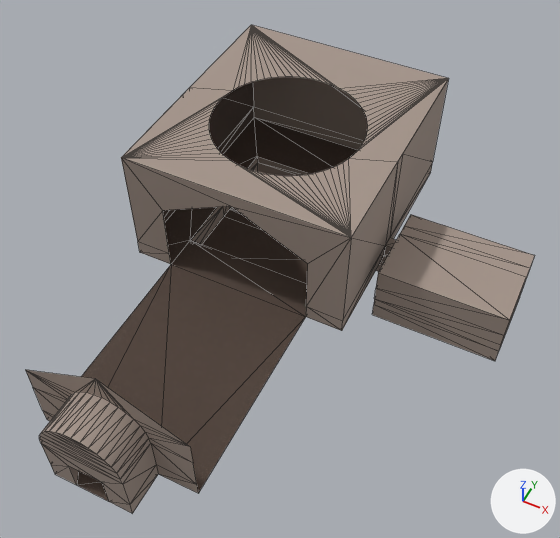
One commit to the FBX model Magic Library/Assets/Assets/Art/Meshes/RoomMesh.FBX: the scene before it, then after it.
Before and after are seen from a camera (50 mm lens) standing at (41.3, -23.4, 92.9) and looking at (8.4, 42.5, 10.6). Every picture has the same lights, and +X, +Y and +Z are marked at lower right. Mesh edges are drawn as thin lines. Where no turn or scale is listed for an object, it has been applied to the vertices.

Names of what the first picture shows: 'RoomMesh'.
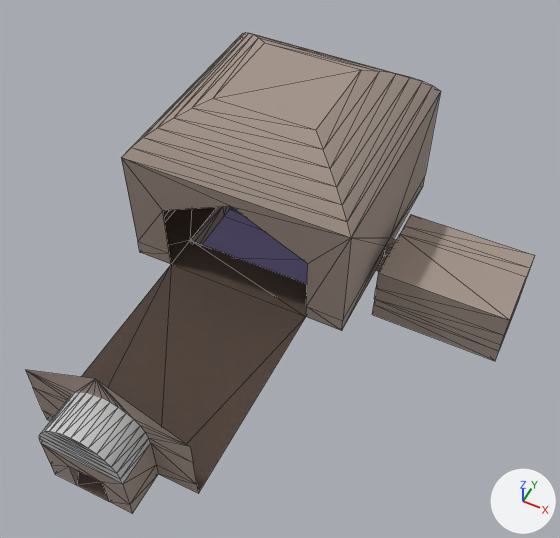
Pixel boxes [x1, y1, x2, y2] of what changed, in the pictures (560 x 538 px; the box of a moved part takes in the faces that stretch with it):
'RoomMesh', reshaped
    before: [26, 25, 535, 514]
    after: [26, 33, 535, 514]
part 1 of me_mesh, moved or reshaped
    before: [121, 25, 449, 245]
    after: [121, 33, 441, 245]
part 2 of me_mesh, recoloured
    both: [39, 392, 151, 484]
part 3 of me_mesh, recoloured (black to blue)
    both: [202, 207, 308, 284]

What changed in the scene script:
```text
Add mat_material__269:
    mat_material__269 = principled_material('Material #269')
    mat_material__269.base_color = (0.588, 0.588, 0.588)  # light grey #cacaca
    mat_material__269.roughness = 0.859
Add mat_03___default:
    mat_03___default = principled_material('03 - Default')
    mat_03___default.base_color = (0.447, 0.38, 0.788)  # blue #b2a6e6
    mat_03___default.roughness = 0.859
Change me_mesh:
    used by ob_roommesh; location = (0.0, 0.0, 0.0)
    remove me_mesh.from_pydata(...)  # 216 vertices, 350 faces; spans x -18.0..40.0, y 6.0..84.0, z -4.0..20.0
    add me_mesh.from_pydata(...)  # 172 vertices, 324 faces; spans x -18.0..40.0, y 6.0..80.0, z -4.0..27.0
    me_mesh part 1
    72 vertices are removed from x -18.0..18.0, y 50.0..84.0, z 2.5..20.0
    89 faces are deleted
    2 vertices move from x -18.0..18.0, y 84.0, z 0.0 to x -18.0..18.0, y 80.0, z 0.0
    28 vertices are added at x -18.0..18.0, y 45.1..80.0, z 2.5..27.0
    5 new faces join them, mat_01___default (picture img_wood_planks_fantasy_nailed_basecolor_png)
    58 new faces join them, mat_02___default (its picture is missing)
    me_mesh part 2: 47 faces spanning x -6.0..6.0, y 6.0..12.0, z 8.0..14.0 switch from mat_02___default (its picture is missing) to mat_material__269 (light grey #cacaca)
    me_mesh part 3: 6 faces spanning x -12.0..12.0, y 50.0..74.0, z -4.0 switch from mat_01___default (picture img_wood_planks_fantasy_nailed_basecolor_png) to mat_03___default (blue #b2a6e6)
```
